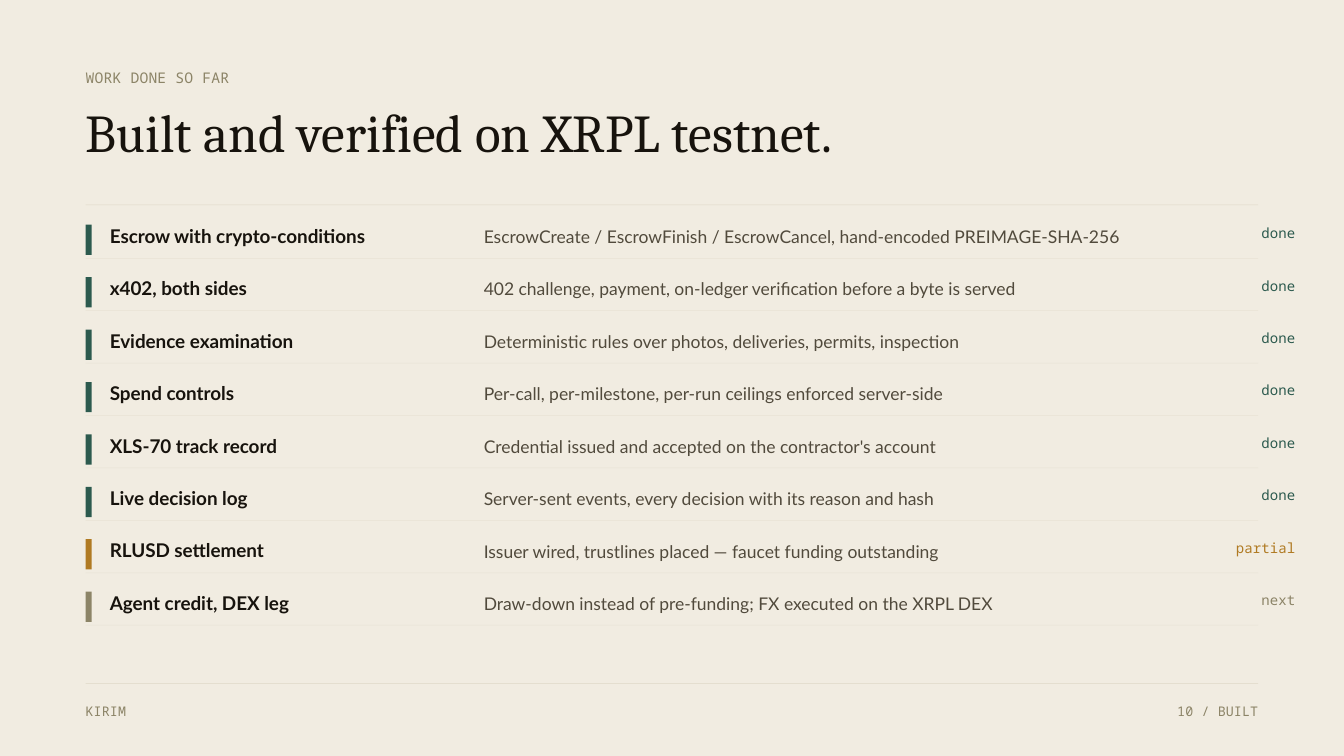
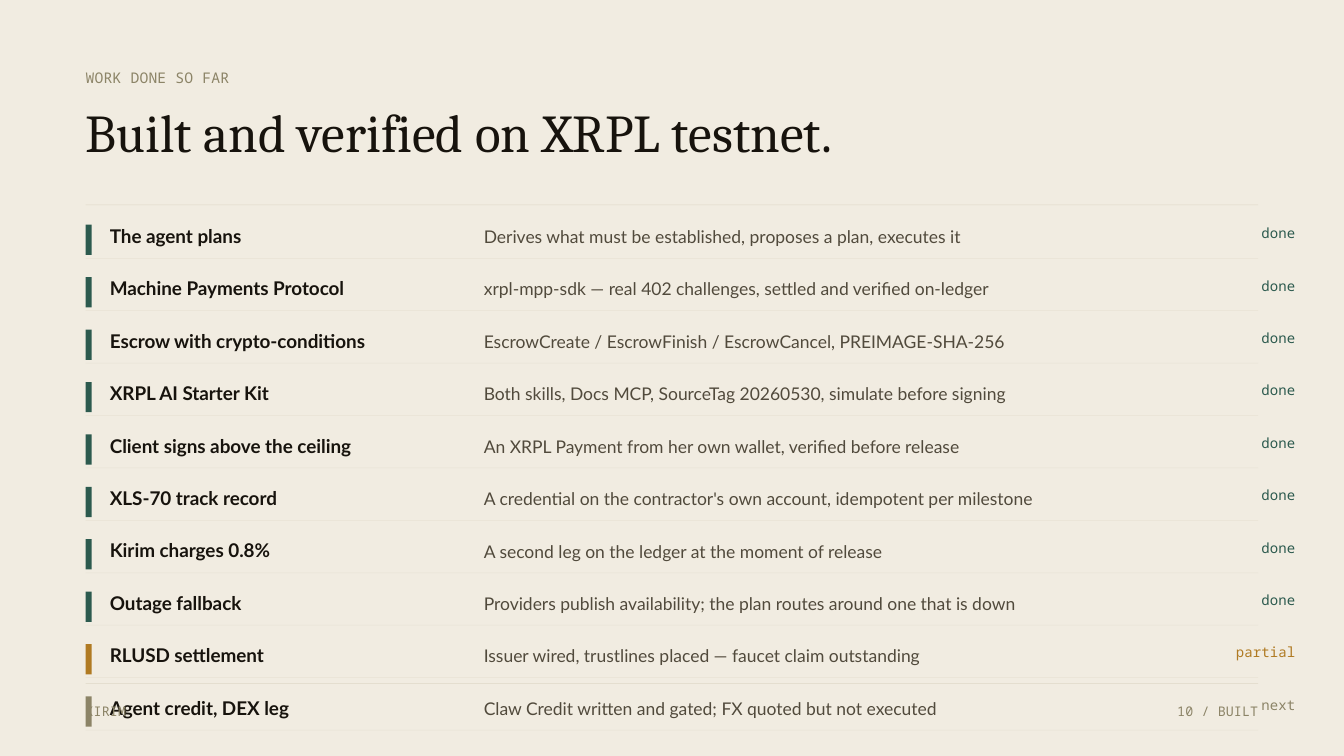
Before and after one commit to likalight/kirim, a slide deck: slide 11 of deck/KIRIM-pitch-deck.pptx. Drawn at 1344x756 pixels with LibreOffice and Linux fonts; fonts in the diff are those of the drawing. Boxes give left, top, right and bottom in pixels: in the first picture for what was removed or moved away, otherwise in the second. Text is boxed around its words. In the diff, an @@ line names an element or a change of style, - is before the commit and + after.

Commit message:
Documentation catches up with the code
The docs were describing the previous system. Regenerated from one clean run of
all six milestones plus the client signature on M5 — 23 transactions.

- docs/architecture.md redrawn against the challenge's own seven-step flow, with
  our stages mapped to their boxes, and the two things their diagram has no
  branch for: an escrow funded before discovery, and an agent deciding not to
  transact at all. Three of six milestones end with no payment.
- docs/transactions.md and demo-run.txt regenerated. Every purchase row is now
  an MPP settlement rather than our retired hand-rolled 402.
- Deck rebuilt on the new hashes, with a slide for the client signature and what
  it refuses: replayed at another milestone, claimed from the contractor,
  addressed elsewhere, or invented.

The 'what's built' slide was still listing x402 and calling RLUSD the outstanding
item; it now lists the planner, MPP, the Starter Kit, the signature, the fee and
the outage fallback.

```diff
--- a/deck/KIRIM-pitch-deck.pptx
+++ b/deck/KIRIM-pitch-deck.pptx
@@ text added at (110,229,242,247), 13.5 pt, text #17130D, bold @@
+The agent plans
@@ text at (484,230,960,246): text changed @@
-EscrowCreate / EscrowFinish / EscrowCancel, hand-encoded PREIMAGE-SHA-256
+Derives what must be established, proposes a plan, executes it
@@ text at (110,281,344,298): text changed @@
-x402, both sides
+Machine Payments Protocol
@@ text at (484,282,989,298): text changed @@
-402 challenge, payment, on-ledger verification before a byte is served
+xrpl-mpp-sdk — real 402 challenges, settled and verified on-ledger
@@ 5 texts: place and size @@
-5 texts at (110,229,1295,614)
+5 texts at (110,334,1295,719)
@@ text removed at (110,334,293,348) @@
-Evidence examination
@@ text at (484,335,1005,350): text changed @@
-Deterministic rules over photos, deliveries, permits, inspection
+EscrowCreate / EscrowFinish / EscrowCancel, PREIMAGE-SHA-256
@@ text at (110,386,269,400): text changed @@
-Spend controls
+XRPL AI Starter Kit
@@ text at (484,387,1006,403): text changed @@
-Per-call, per-milestone, per-run ceilings enforced server-side
+Both skills, Docs MCP, SourceTag 20260530, simulate before signing
@@ text added at (110,439,351,457), 13.5 pt, text #17130D, bold @@
+Client signs above the ceiling
@@ text at (484,440,959,456): text changed @@
-Credential issued and accepted on the contractor's account
+An XRPL Payment from her own wallet, verified before release
@@ text "XLS-70 track record": place and size @@
-text "XLS-70 track record" at (110,439,277,453)
+text "XLS-70 track record" at (110,491,277,505)
@@ text removed at (110,491,247,509) @@
-Live decision log
@@ text at (484,492,1033,508): text changed @@
-Server-sent events, every decision with its reason and hash
+A credential on the contractor's own account, idempotent per milestone
@@ rectangle at (86,539,92,570): fill #B07A22 to #2C5A4E @@
@@ text added at (110,543,270,561), 13.5 pt, text #17130D, bold @@
+Kirim charges 0.8%
@@ text at (484,545,882,561): text changed @@
-Issuer wired, trustlines placed — faucet funding outstanding
+A second leg on the ledger at the moment of release
@@ text added at (1261,542,1295,553), 10 pt, text #2C5A4E @@
+done
@@ rectangle at (86,592,92,622): fill #8C8467 to #2C5A4E @@
@@ text added at (110,596,241,614), 13.5 pt, text #17130D, bold @@
+Outage fallback
@@ text at (484,597,1015,613): text changed @@
-Draw-down instead of pre-funding; FX executed on the XRPL DEX
+Providers publish availability; the plan routes around one that is down
@@ text added at (1261,594,1295,605), 10 pt, text #2C5A4E @@
+done
@@ rectangle added at (86,644,92,675), fill #B07A22 @@
@@ text added at (484,649,920,665), 12.5 pt, text #514A3C @@
+Issuer wired, trustlines placed — faucet claim outstanding
@@ rectangle added at (86,697,92,727), fill #8C8467 @@
@@ text added at (484,702,937,718), 12.5 pt, text #514A3C @@
+Claw Credit written and gated; FX quoted but not executed
```
Also in this commit, not shown: 2 other slides changed, 1 slide added, 6 other files.
